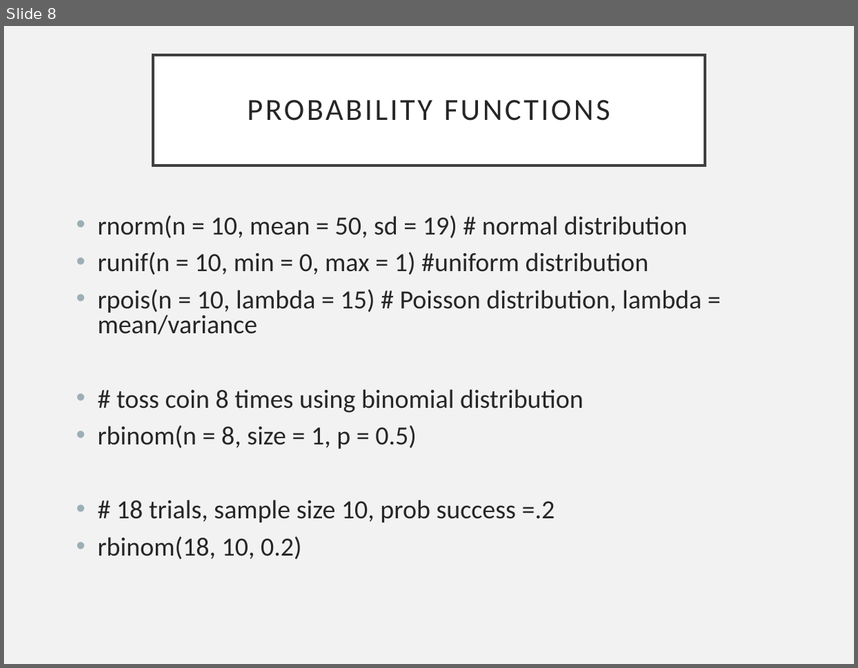
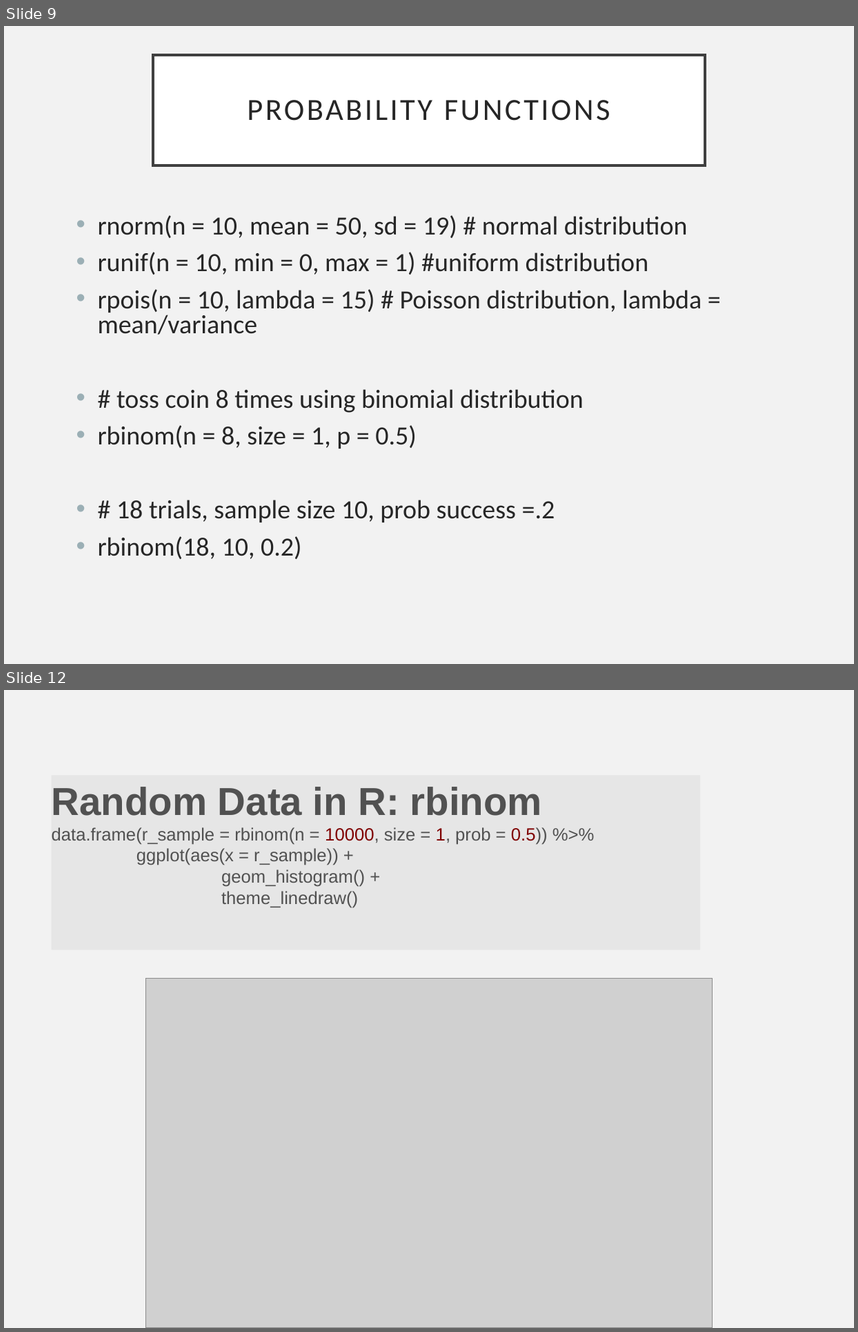
Before and after one commit to EEOB590A-Data-Science-in-R-Fall2021/CourseMaterials, a slide deck: 5. Simulating Data/SimulatingData.pptx. Shown one above the other, each under a label of ours: slide 8 before the commit, slides 9 and 12 after it; the slides between them are not shown. The pictures are 858x668 and 858x1332 pixels, drawn with LibreOffice and Linux fonts; fonts in the diff are those of the drawing; grey boxes stand for pictures. Boxes give left, top, right and bottom in pixels: in the first picture for what was removed or moved away, otherwise in the second. Text is boxed around its words. In the diff, an @@ line names an element or a change of style, - is before the commit and + after.

```diff
--- a/5. Simulating Data/SimulatingData.pptx
+++ b/5. Simulating Data/SimulatingData.pptx
@@ slide 12 added at [4, 690, 854, 1328], background #F2F2F2 @@
@@ rectangle added at [52, 775, 700, 949], fill #E6E6E6, 15 pt, text #515151 @@
+Random Data in R: rbinom
+data.frame(r_sample = rbinom(n = 10000, size = 1, prob = 0.5)) %>%
+ggplot(aes(x = r_sample)) +
+geom_histogram() +
+theme_linedraw()
@@ picture added at [146, 978, 713, 1328] @@
@@ what was slide 8 is now slide 9 @@
```
Also in this commit, not shown: 10 slides changed, 3 other slides added, 2 other files.
